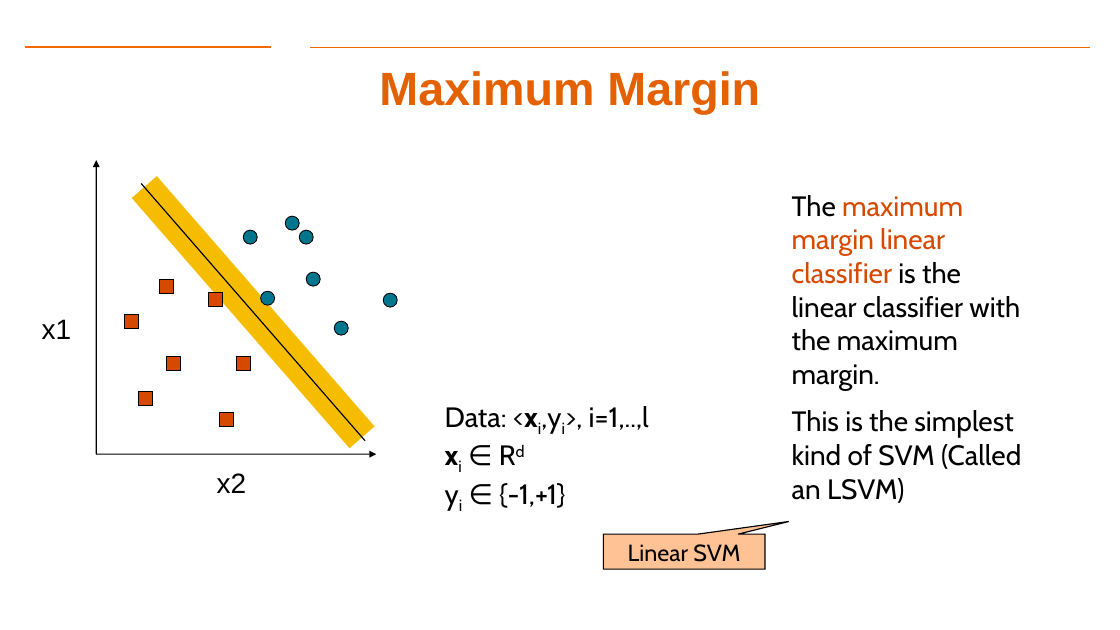
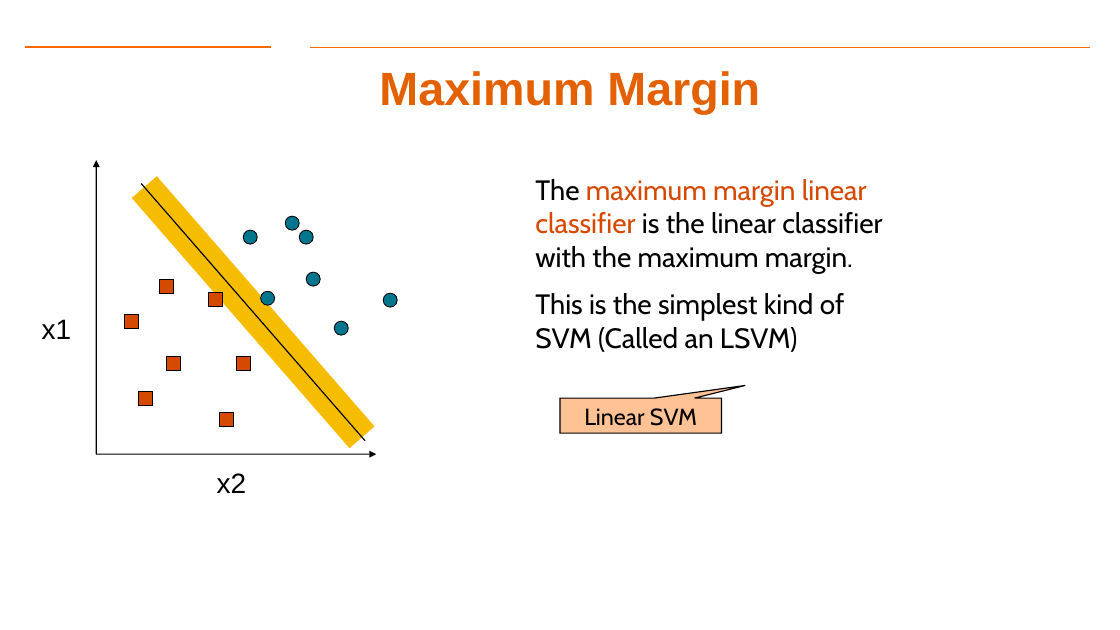
Before and after one commit to gk5951/RIT-DSCI-633-FDS, a slide deck: slide 6 of Syllabus/Lecture07/Lec07.pptx. Drawn at 1120x630 pixels with LibreOffice and Linux fonts; fonts in the diff are those of the drawing; background and template pictures are left out. Boxes give left, top, right and bottom in pixels: in the first picture for what was removed or moved away, otherwise in the second. Text is boxed around its words. In the diff, an @@ line names an element or a change of style, - is before the commit and + after.

```diff
--- a/Syllabus/Lecture07/Lec07.pptx
+++ b/Syllabus/Lecture07/Lec07.pptx
@@ text "The maximum margin linear classifier ..." rewrapped from bbox=[792, 195, 1021, 503] to bbox=[535, 179, 882, 352] @@
@@ text removed at bbox=[445, 406, 649, 508] @@
-Data: <xi,yi>, i=1,..,l
-xi ∈ Rd
-yi ∈ {-1,+1}
@@ speech box "Linear SVM": place and size @@
-speech box "Linear SVM" at bbox=[603, 534, 765, 570]
+speech box "Linear SVM" at bbox=[560, 398, 722, 434]
```
Also in this commit, not shown: 11 other slides changed, 3 other files.
